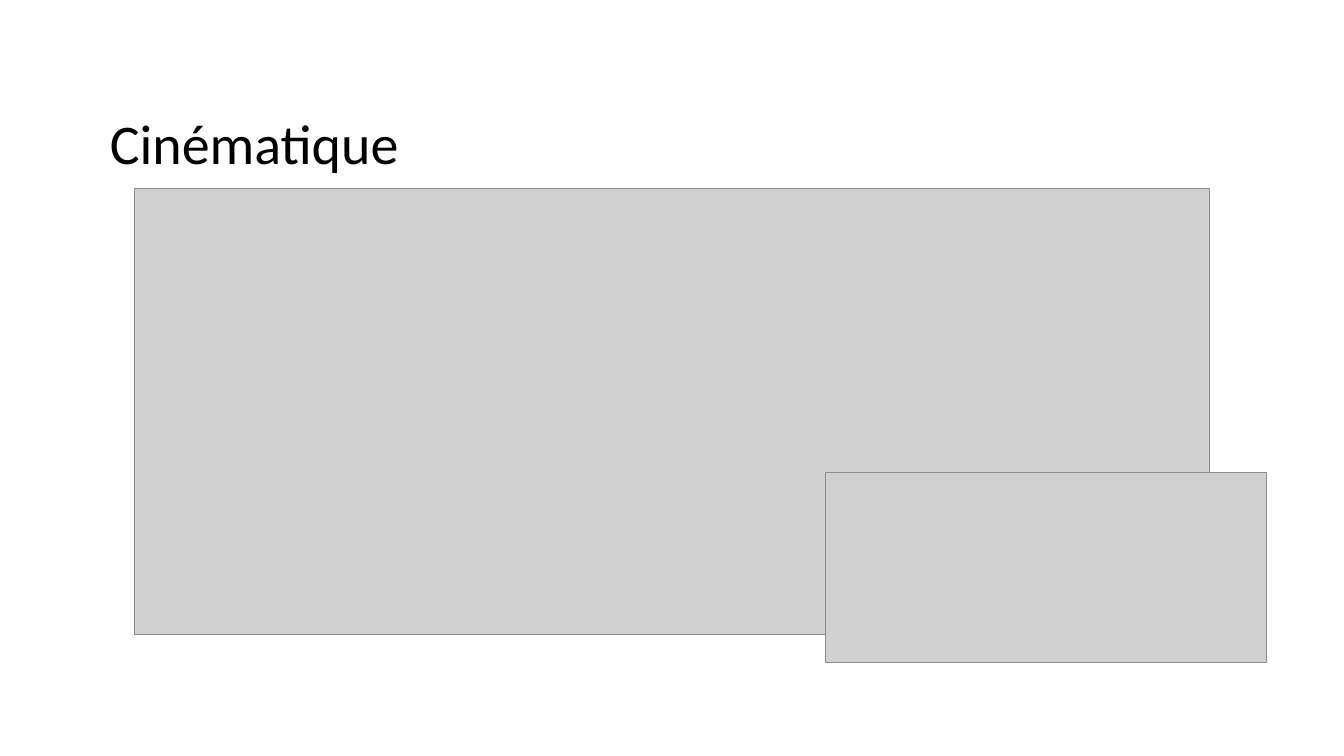
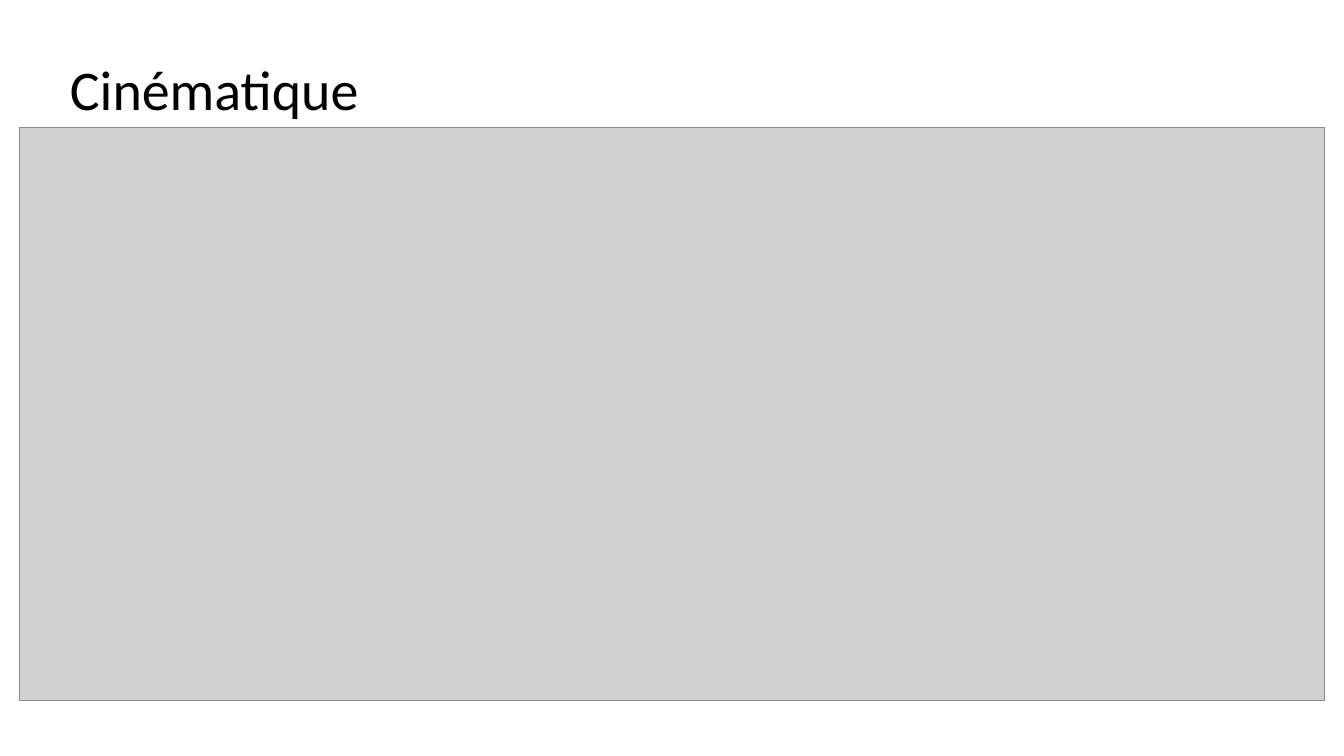
Before and after one commit to mapette/sos_immo_backend, a slide deck: slide 23 of doc/présentation V5.pptx. Drawn at 1344x756 pixels with LibreOffice and Linux fonts; fonts in the diff are those of the drawing; grey boxes stand for pictures. Boxes give left, top, right and bottom in pixels: in the first picture for what was removed or moved away, otherwise in the second. Text is boxed around its words. In the diff, an @@ line names an element or a change of style, - is before the commit and + after.

```diff
--- a/doc/présentation V5.pptx
+++ b/doc/présentation V5.pptx
@@ title "Cinématique": place and size @@
-title "Cinématique" at bbox=[110, 125, 398, 173]
+title "Cinématique" at bbox=[70, 71, 358, 119]
@@ picture: place and size @@
-picture at bbox=[134, 189, 1210, 635]
+picture at bbox=[19, 127, 1325, 701]
@@ picture removed at bbox=[826, 473, 1267, 663] @@
```
Also in this commit, not shown: 1 other slide changed, 1 slide removed, 6 other files.
